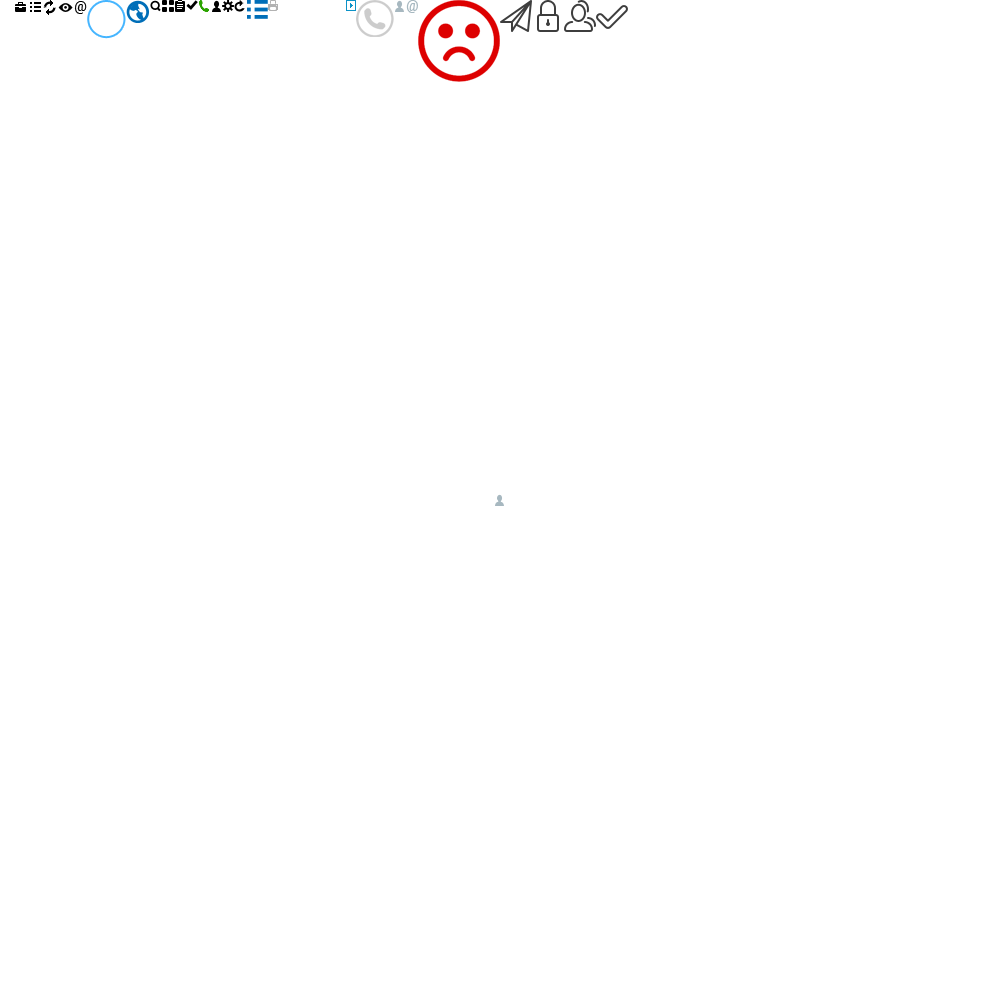
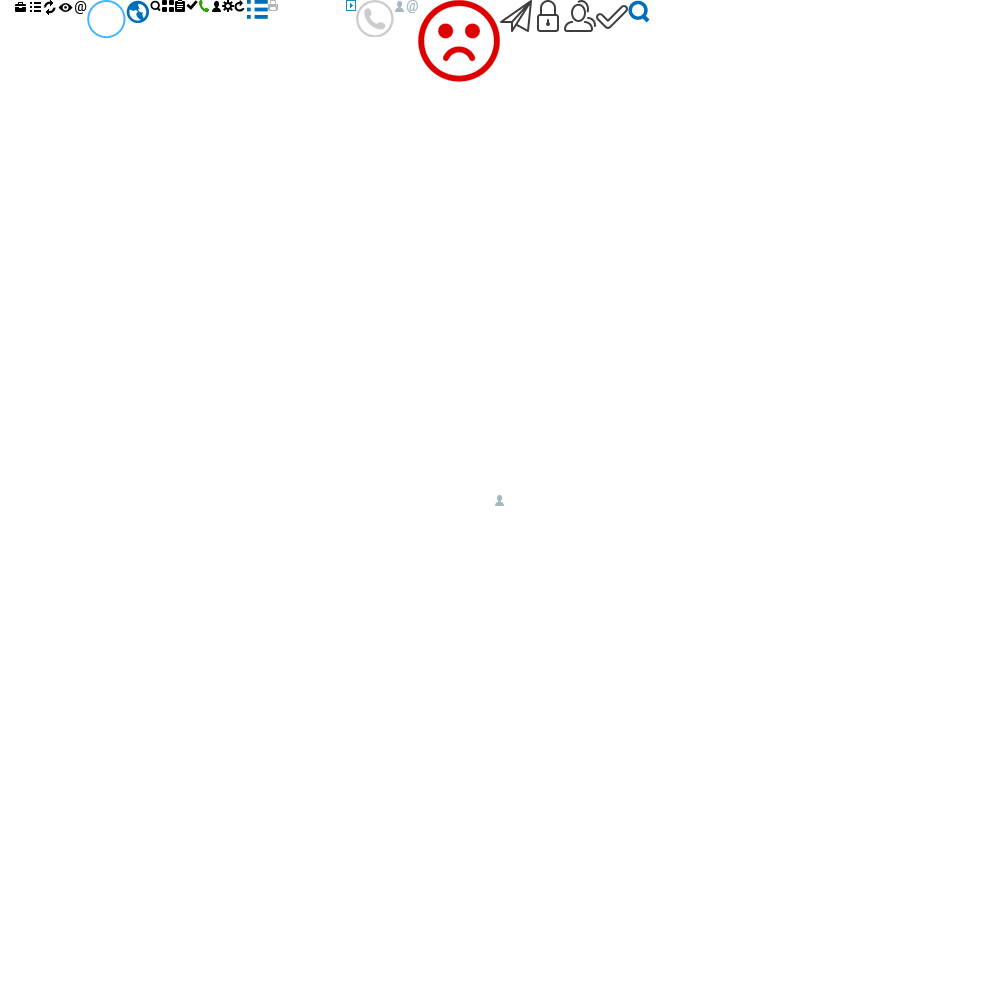
Before/after of a (1000, 1000) layered artwork. What changed in the layer stack:
added layer "Layer 29" above "Layer 28" over box(628, 0, 650, 23)
